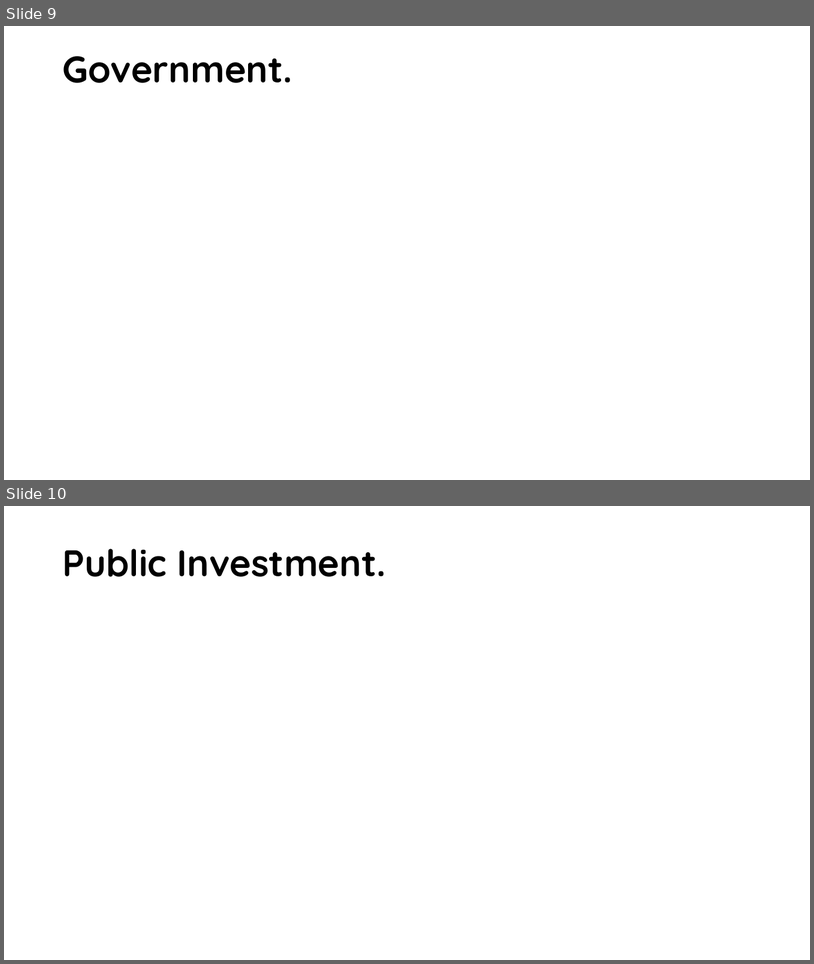
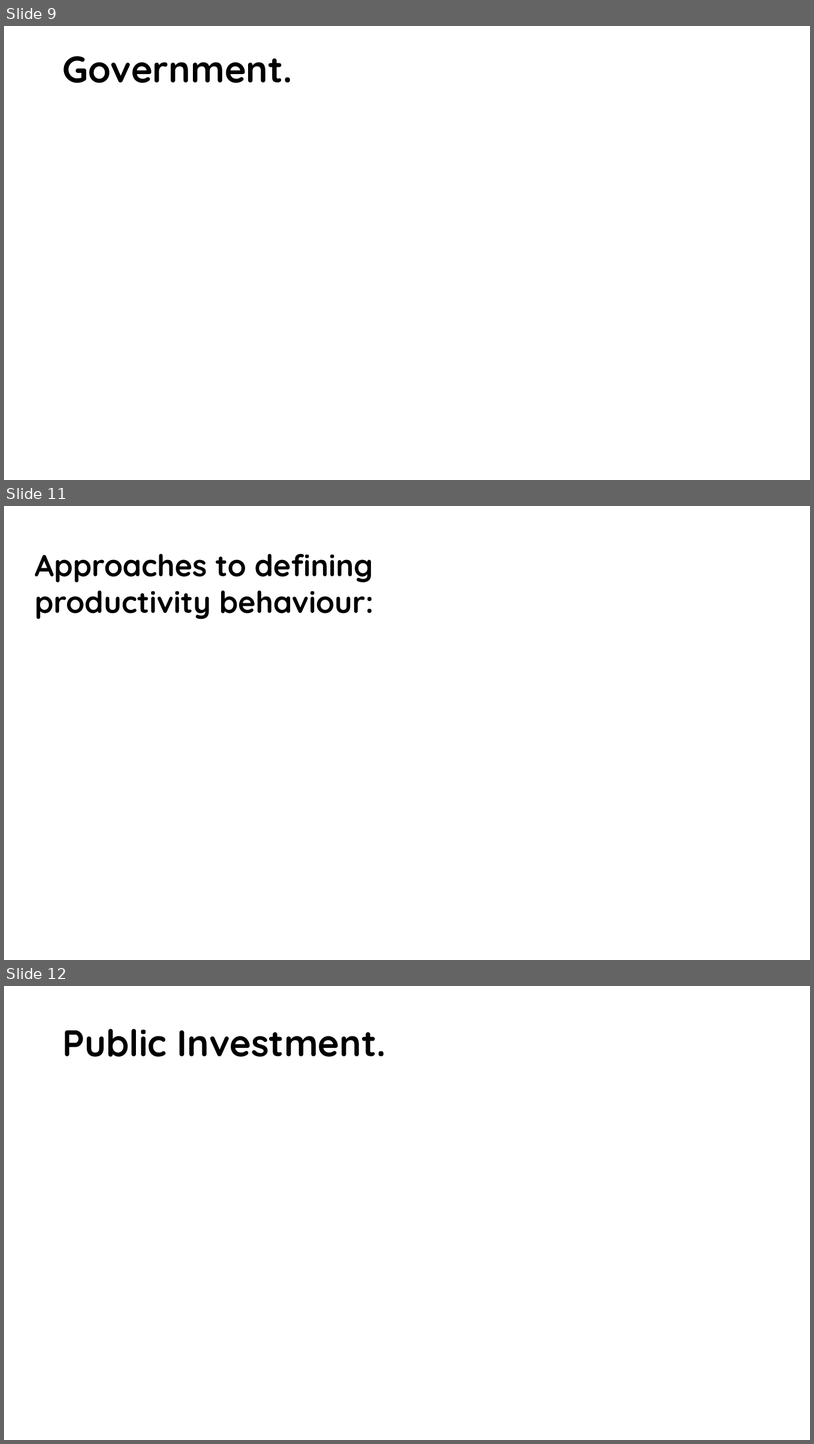
Before and after one commit to jhanandrade/AFD-Project, a slide deck: Documentos/Presentación 23 de Noviembre de 2020.pptx. Shown one above the other, each under a label of ours: slides 9 and 10 before the commit, slides 9, 11 and 12 after it; the slides between them are not shown. The pictures are 814x964 and 814x1444 pixels, drawn with LibreOffice and Linux fonts; fonts in the diff are those of the drawing; grey boxes stand for pictures; background and template pictures are left out. Boxes give left, top, right and bottom in pixels: in the first picture for what was removed or moved away, otherwise in the second. Text is boxed around its words. In the diff, an @@ line names an element or a change of style, - is before the commit and + after.

Commit message:
Productivity

```diff
--- a/Documentos/Presentación 23 de Noviembre de 2020.pptx
+++ b/Documentos/Presentación 23 de Noviembre de 2020.pptx
@@ slide 11 added at box(4, 506, 810, 960), background #FFFFFF @@
@@ title added at box(35, 553, 374, 619), 36 pt, text #000000, bold @@
+Approaches to defining productivity behaviour:
@@ what was slide 10 is now slide 12 @@
```
Also in this commit, not shown: 2 other slides added.
